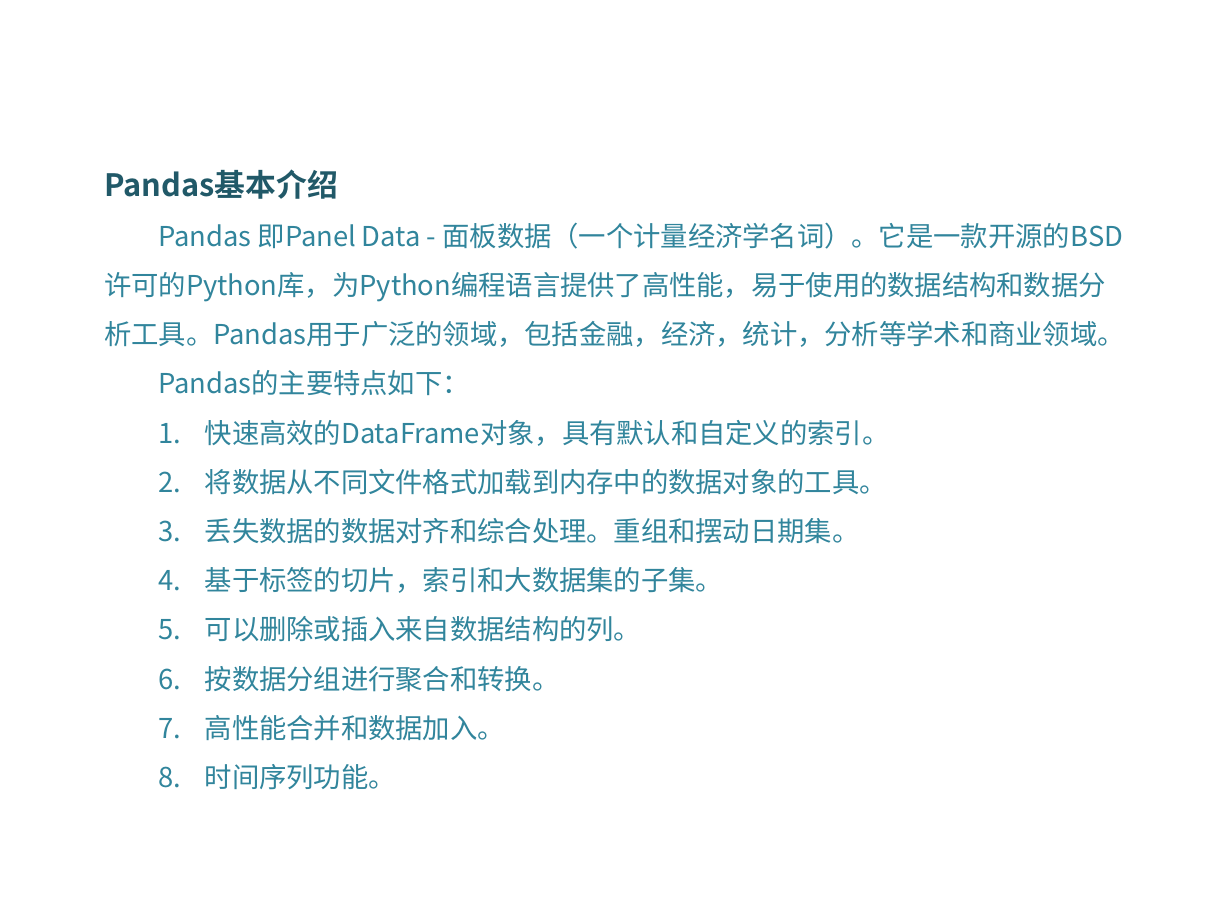
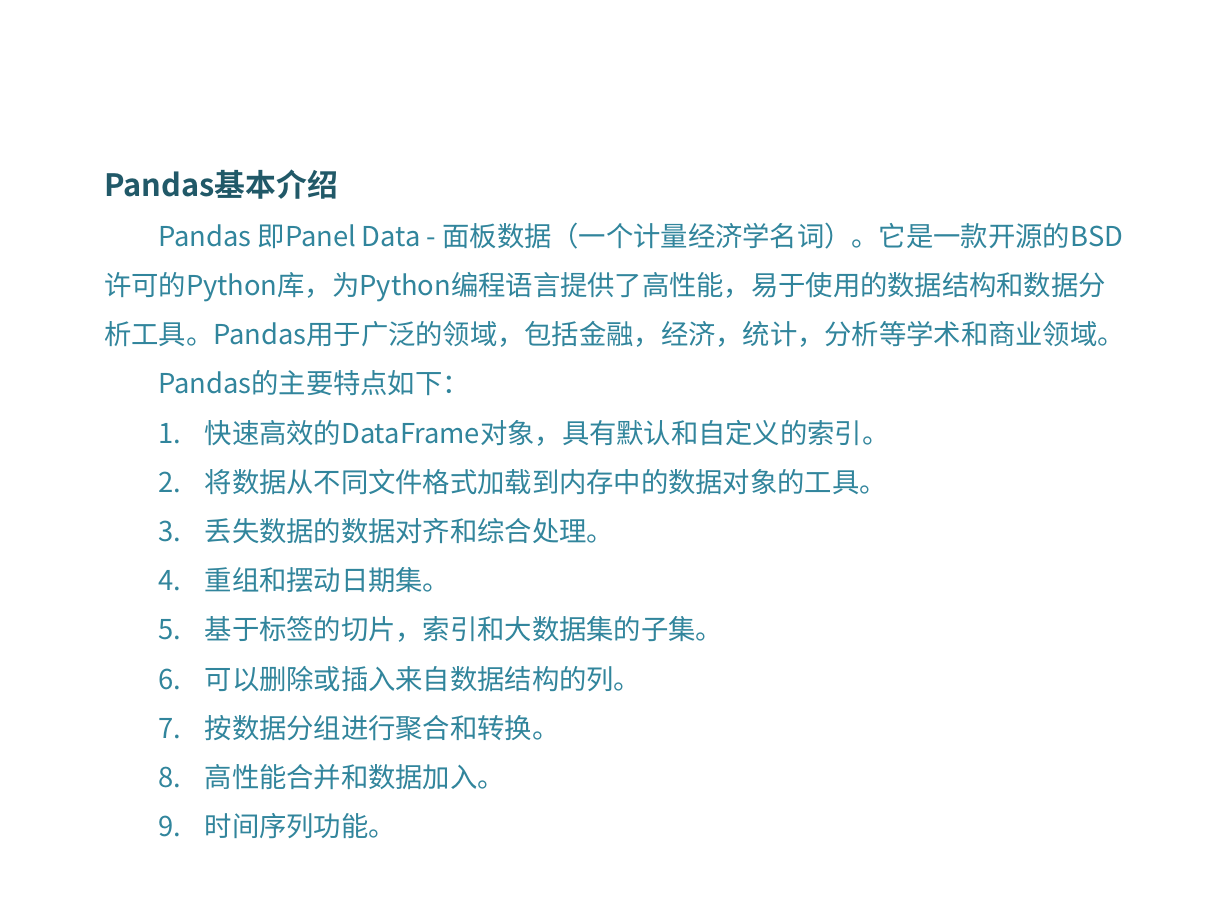
Before and after one commit to DataScienceCoding/Python-Data-Analysis, a slide deck: slide 49 of Python-Data-Analysis.pptx. Drawn at 1232x924 pixels with LibreOffice and Linux fonts; fonts in the diff are those of the drawing; background and template pictures are left out. Boxes give left, top, right and bottom in pixels: in the first picture for what was removed or moved away, otherwise in the second. Text is boxed around its words. In the diff, an @@ line names an element or a change of style, - is before the commit and + after.

```diff
--- a/Python-Data-Analysis.pptx
+++ b/Python-Data-Analysis.pptx
@@ text at (x1=205, y1=518, x2=614, y2=592): text changed @@
-3. 丢失数据的数据对齐和综合处理。重组和摆动日期集。
+3. 丢失数据的数据对齐和综合处理。
+4. 重组和摆动日期集。
```
Also in this commit, not shown: 1 other slide changed, 4 slides added, 2 other files.
